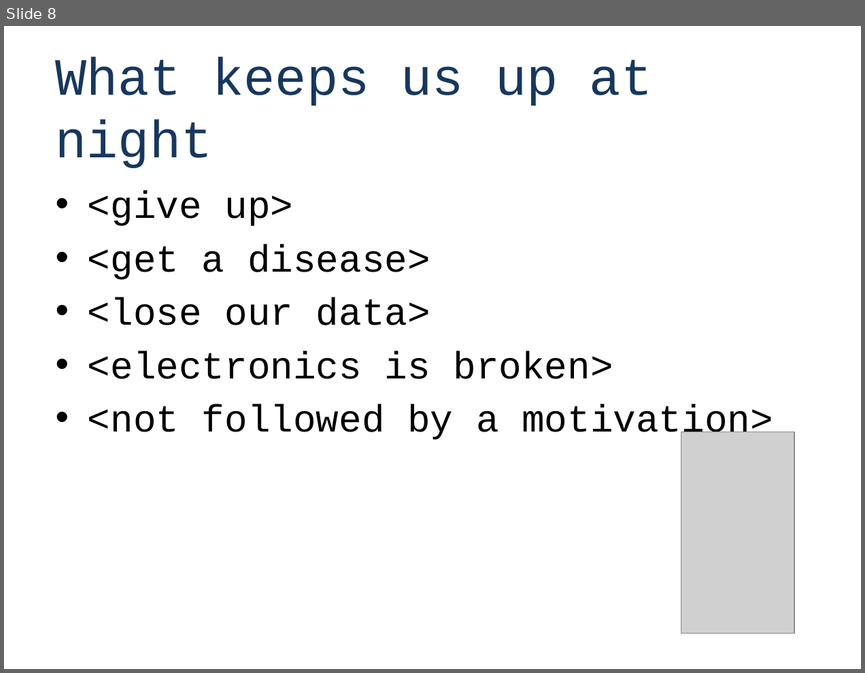
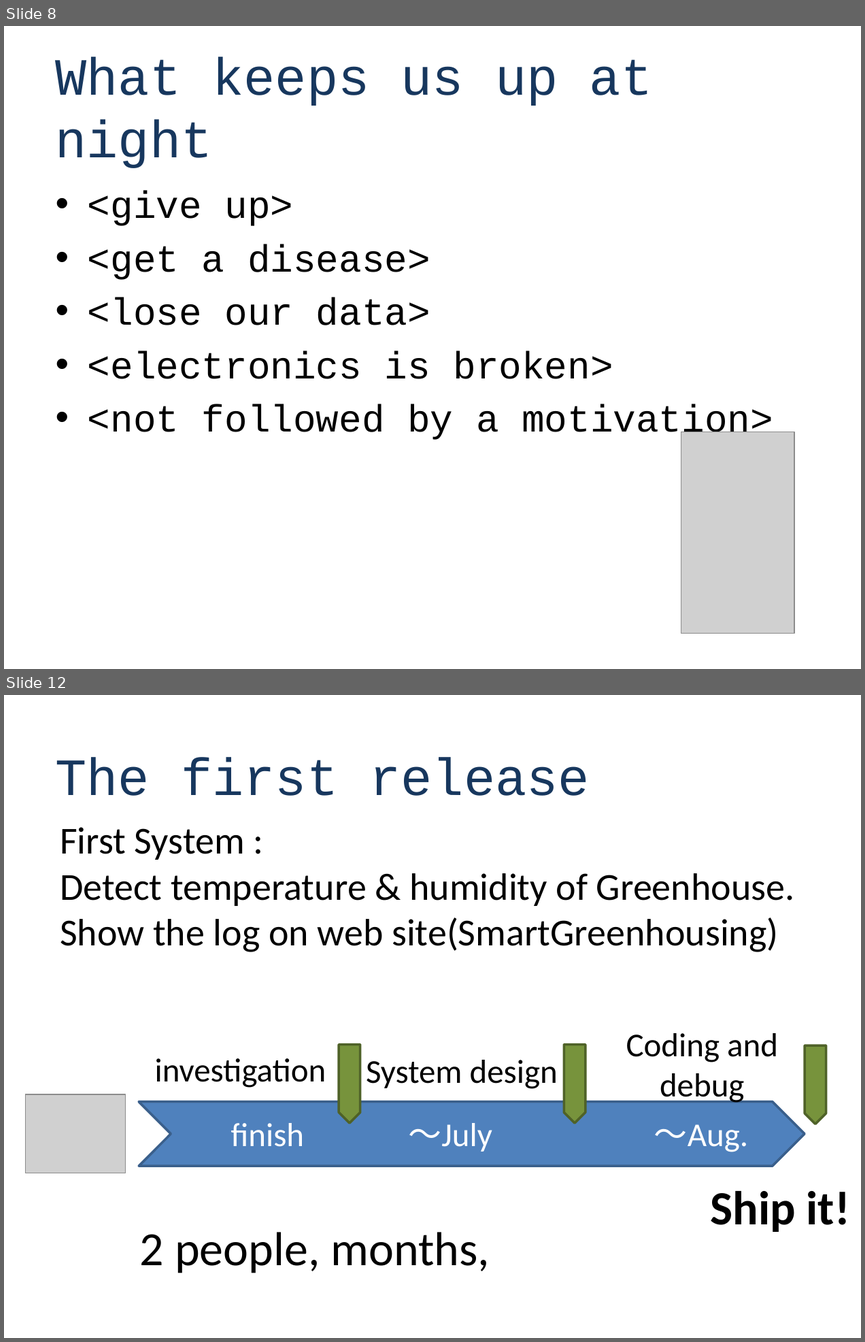
Before and after one commit to class-snct-rikitakelab/SmartGreenhousing, a slide deck: inception-deck-06-29.pptx. Shown one above the other, each under a label of ours: slide 8 before the commit, slides 8 and 12 after it; the slides between them are not shown. The pictures are 865x673 and 865x1342 pixels, drawn with LibreOffice and Linux fonts; fonts in the diff are those of the drawing; grey boxes stand for pictures. Boxes give left, top, right and bottom in pixels: in the first picture for what was removed or moved away, otherwise in the second. Text is boxed around its words. In the diff, an @@ line names an element or a change of style, - is before the commit and + after.

```diff
--- a/inception-deck-06-29.pptx
+++ b/inception-deck-06-29.pptx
@@ slide 12 added at (4, 695, 861, 1338), background #FFFFFF @@
@@ title added at (56, 757, 589, 796), 44 pt, text #17375E @@
+The first release
@@ text added at (60, 827, 795, 952), 32 pt, text #000000 @@
+First System :
+Detect temperature & humidity of Greenhouse.
+Show the log on web site(SmartGreenhousing)
@@ text added at (626, 1033, 778, 1104), 28 pt, text #000000 @@
+Coding and
+debug
@@ text added at (155, 1058, 326, 1087), 28 pt, text #000000 @@
+investigation
@@ pentagon arrow added at (339, 1044, 360, 1123), fill #77933C, outline #4F6228 2 pt @@
@@ text added at (366, 1059, 558, 1089), 28 pt, text #000000 @@
+System design
@@ pentagon arrow added at (564, 1044, 585, 1123), fill #77933C, outline #4F6228 2 pt @@
@@ pentagon arrow added at (804, 1045, 826, 1124), fill #77933C, outline #4F6228 2 pt @@
@@ picture added at (26, 1094, 126, 1173) @@
@@ chevron added at (139, 1101, 804, 1166), fill #4F81BD, outline #3A5F8C 2 pt @@
@@ text added at (231, 1123, 305, 1147), 28 pt, text #FFFFFF @@
+finish
@@ text added at (408, 1123, 492, 1151), 28 pt, text #FFFFFF @@
+～July
@@ text added at (654, 1124, 748, 1152), 28 pt, text #FFFFFF @@
+～Aug.
@@ text added at (711, 1191, 850, 1232), 40 pt, text #000000, bold @@
+Ship it!
@@ text added at (140, 1232, 490, 1273), 40 pt, text #000000 @@
+2 people, months,
```
Also in this commit, not shown: 5 slides changed, 2 slides removed, 1 other file.
